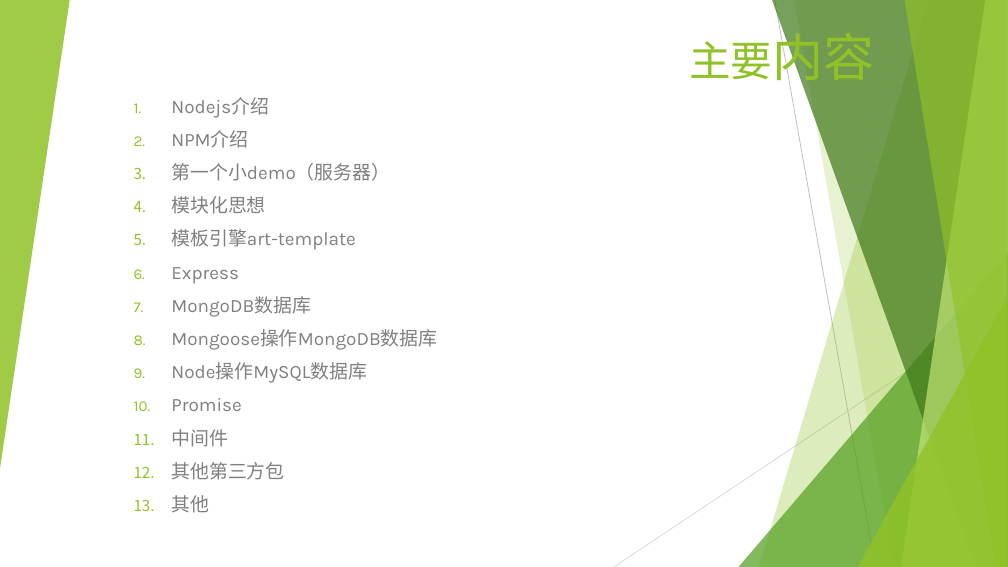
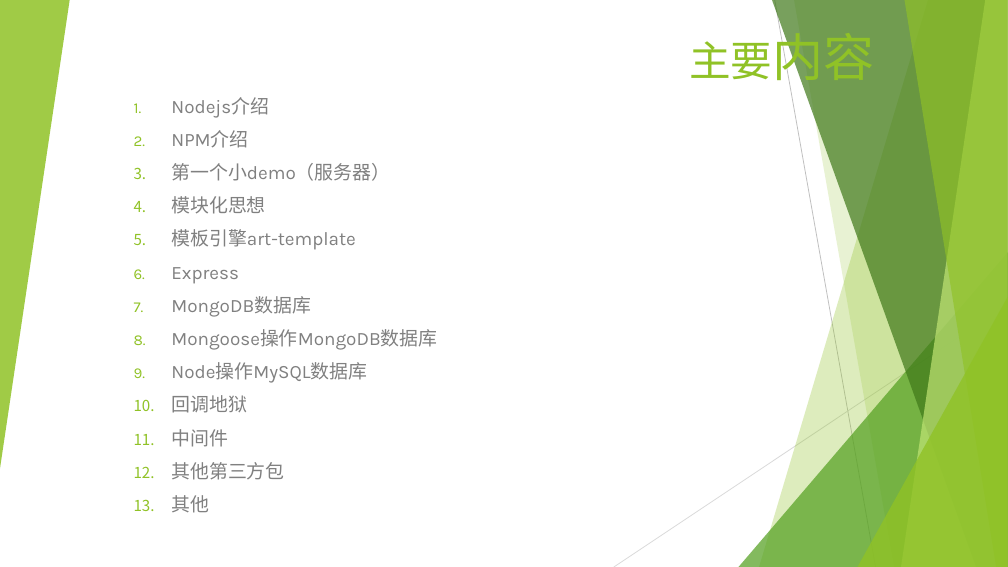
Before and after one commit to zhengpj95/nodejs_tutorial, a slide deck: slide 2 of NodeJS学习.pptx. Drawn at 1008x567 pixels with LibreOffice and Linux fonts; fonts in the diff are those of the drawing. Boxes give left, top, right and bottom in pixels: in the first picture for what was removed or moved away, otherwise in the second. Text is boxed around its words. In the diff, an @@ line names an element or a change of style, - is before the commit and + after.

```diff
--- a/NodeJS学习.pptx
+++ b/NodeJS学习.pptx
@@ subtitle at box(171, 395, 247, 413): text changed @@
-10. Promise
+10. 回调地狱
```
Also in this commit, not shown: 2 other slides changed.
